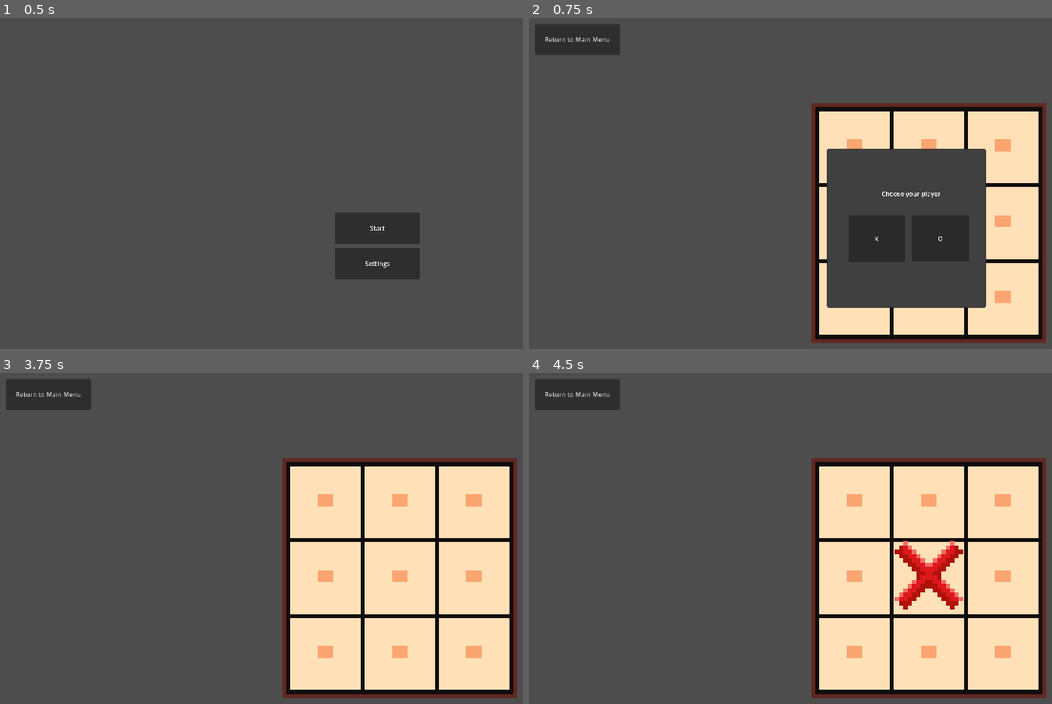
Above: before the commit, frames 1-4 (two rows, left to right).
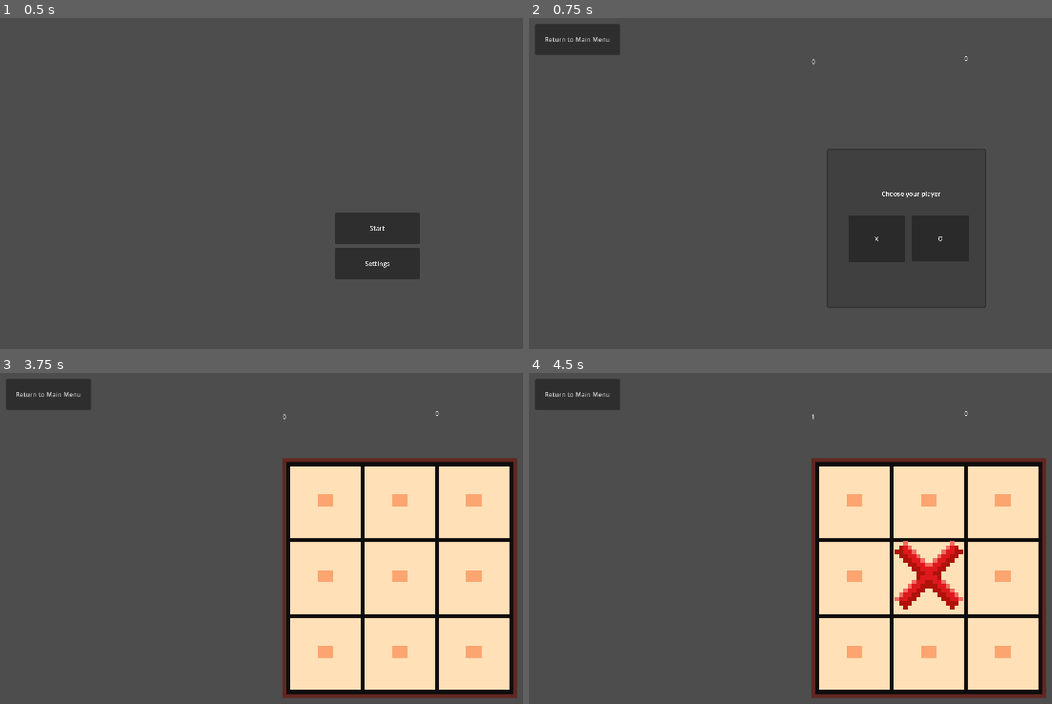
Above: after the commit, the same moments.

Repository: quentintyr/godot-tictactoe
Game: Godot game, scene res://screens/mainMenu/mainMenu.tscn
Two runs of this game, one before a commit and one after it. Both use one fixed random seed, a clock stepped at 60 frames per second and the inputs below.
Inputs (mouse positions are in pixels of both pictures, inside the frame that each line leads up to):
- Up to frame 1 (0.5 s): no input
- Up to frame 2 (0.75 s): click "Start" at 0.5 s
- Up to frame 3 (3.75 s): click (324, 502) at 1.25 s; click (397, 502) at 2 s; click (470, 502) at 2.75 s; click (324, 574) at 3.5 s
- Up to frame 4 (4.5 s): click (926, 574) at 4.25 s

Frame 1 is identical in both runs. In frame 2, 18% of the frame differs, in the area x 54-99%, y 11-99%; in frame 3, less than 0.1%; in frame 4, less than 0.1%.
Error before the commit: Attempt to call function 'hide' in base 'null instance' on a null instance. (res://screens/defaultGamemode/defaultGamemode.gd:21)

Commit message:
REF | files

Diff:
--- a/screens/defaultGamemode/defaultGamemode.tscn
+++ b/screens/defaultGamemode/defaultGamemode.tscn
@@ -49,12 +49,12 @@
 offset_bottom = 124.0
 text = "Choose your player"
 
-[node name="field" type="Sprite2D" parent="." unique_id=444456809]
+[node name="fieldSprite" type="Sprite2D" parent="." unique_id=444456809]
 position = Vector2(1016, 527)
 scale = Vector2(9.845, 10.082)
 texture = ExtResource("2_5g60e")
 
-[node name="field2" type="GridContainer" parent="." unique_id=1274304955]
+[node name="fieldButtonGrid" type="GridContainer" parent="." unique_id=1274304955]
 custom_minimum_size = Vector2(200, 200)
 layout_mode = 1
 offset_left = 742.0
@@ -64,66 +64,87 @@
 columns = 3
 script = ExtResource("3_5g60e")
 
-[node name="fieldZero" type="Button" parent="field2" unique_id=2006656900]
+[node name="fieldZero" type="Button" parent="fieldButtonGrid" unique_id=2006656900]
 custom_minimum_size = Vector2(180, 180)
 layout_mode = 2
 flat = true
 icon_alignment = 1
 expand_icon = true
 
-[node name="fieldOne" type="Button" parent="field2" unique_id=120903127]
+[node name="fieldOne" type="Button" parent="fieldButtonGrid" unique_id=120903127]
 custom_minimum_size = Vector2(180, 180)
 layout_mode = 2
 flat = true
 icon_alignment = 1
 expand_icon = true
 
-[node name="fieldTwo" type="Button" parent="field2" unique_id=430083462]
+[node name="fieldTwo" type="Button" parent="fieldButtonGrid" unique_id=430083462]
 custom_minimum_size = Vector2(180, 180)
 layout_mode = 2
 flat = true
 icon_alignment = 1
 expand_icon = true
 
-[node name="fieldThree" type="Button" parent="field2" unique_id=1491790171]
+[node name="fieldThree" type="Button" parent="fieldButtonGrid" unique_id=1491790171]
 custom_minimum_size = Vector2(180, 180)
 layout_mode = 2
 flat = true
 icon_alignment = 1
 expand_icon = true
 
-[node name="fieldFour" type="Button" parent="field2" unique_id=1721053407]
+[node name="fieldFour" type="Button" parent="fieldButtonGrid" unique_id=1721053407]
 custom_minimum_size = Vector2(180, 180)
 layout_mode = 2
 flat = true
 icon_alignment = 1
 expand_icon = true
 
-[node name="fieldFive" type="Button" parent="field2" unique_id=582701336]
+[node name="fieldFive" type="Button" parent="fieldButtonGrid" unique_id=582701336]
 layout_mode = 2
 flat = true
 icon_alignment = 1
 expand_icon = true
 
-[node name="fieldSix" type="Button" parent="field2" unique_id=333306426]
+[node name="fieldSix" type="Button" parent="fieldButtonGrid" unique_id=333306426]
 custom_minimum_size = Vector2(180, 180)
 layout_mode = 2
 flat = true
 icon_alignment = 1
 expand_icon = true
 
-[node name="fieldSeven" type="Button" parent="field2" unique_id=903653885]
+[node name="fieldSeven" type="Button" parent="fieldButtonGrid" unique_id=903653885]
 layout_mode = 2
 flat = true
 icon_alignment = 1
 expand_icon = true
 
-[node name="fieldEight" type="Button" parent="field2" unique_id=108291634]
+[node name="fieldEight" type="Button" parent="fieldButtonGrid" unique_id=108291634]
 layout_mode = 2
 flat = true
 icon_alignment = 1
 expand_icon = true
 
+[node name="xTurnsLabel" type="Label" parent="." unique_id=334342268]
+layout_mode = 0
+offset_left = 1106.0
+offset_top = 100.0
+offset_right = 1321.0
+offset_bottom = 180.0
+text = "0"
+
+[node name="oTurnsLabel" type="Label" parent="." unique_id=1000014717]
+layout_mode = 0
+offset_left = 721.0
+offset_top = 108.0
+offset_right = 974.0
+offset_bottom = 185.0
+text = "0"
+
+[node name="timerLabel" type="Label" parent="." unique_id=1190790982]
+layout_mode = 0
+offset_right = 40.0
+offset_bottom = 23.0
+
 [connection signal="pressed" from="returnButton" to="." method="_on_return_button_pressed"]
 [connection signal="pressed" from="playerChooser/playerX" to="." method="_on_player_x_pressed"]
 [connection signal="pressed" from="playerChooser/playerO" to="." method="_on_player_o_pressed"]
--- a/screens/defaultGamemode/field.gd
+++ b/screens/defaultGamemode/field.gd
@@ -41,5 +41,4 @@
 	else:
 		buttons[index].icon = o_icon
 		game.boardArray[row][col] = game.cellState.CIRCLE
-
 	game.player_turn_switch()
